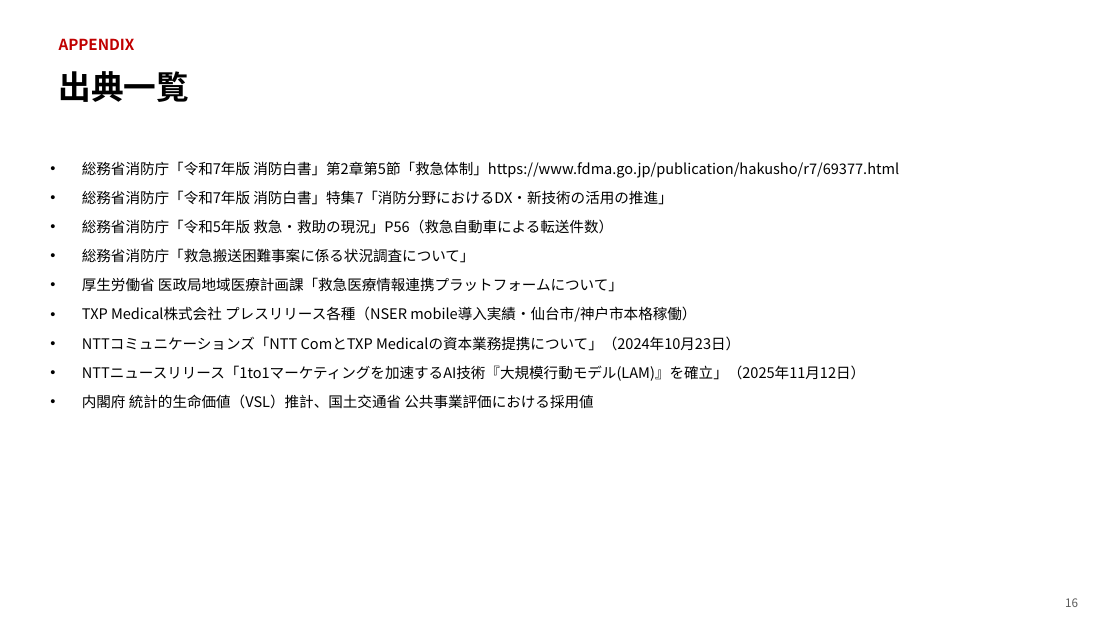
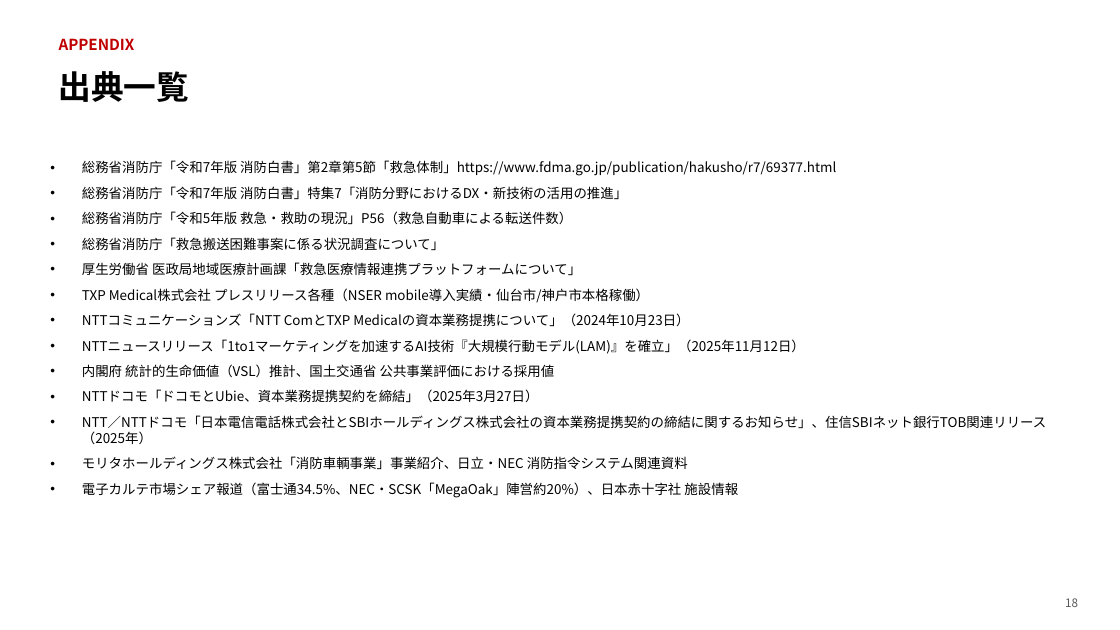
Before and after one commit to nasukazunori/NasuVault2, a slide deck: slide 18 of 大貴/添付ファイル/救急搬送たらい回し問題_ビジネス評価資料.pptx (slide 16 before the commit). Drawn at 1120x630 pixels with LibreOffice and Linux fonts; fonts in the diff are those of the drawing. Boxes give left, top, right and bottom in pixels: in the first picture for what was removed or moved away, otherwise in the second. Text is boxed around its words. In the diff, an @@ line names an element or a change of style, - is before the commit and + after.

```diff
--- a/大貴/添付ファイル/救急搬送たらい回し問題_ビジネス評価資料.pptx
+++ b/大貴/添付ファイル/救急搬送たらい回し問題_ビジネス評価資料.pptx
@@ text at box(82, 160, 836, 377): size 12.5 to 11.5 pt in "総務省消防庁「令和7年版 消防白書」第2章第5節「救急体制」https://www.fdma.go.jp/publica ...", "総務省消防庁「令和7年版 消防白書」特集7「消防分野におけるDX・新技術の活用の推進」", "総務省消防庁「令和5年版 救急・救助の現況」P56（救急自動車による転送件数）", "総務省消防庁「救急搬送困難事案に係る状況調査について」" and 5 more places; less space between paragraphs @@
@@ text at box(82, 389, 1046, 498): paragraphs added @@
+• NTTドコモ「ドコモとUbie、資本業務提携契約を締結」（2025年3月27日）
+• NTT／NTTドコモ「日本電信電話株式会社とSBIホールディングス株式会社の資本業務提携契約の締結に関するお知らせ」、住信SBIネット銀行TOB関連リリース（2025年）
+• モリタホールディングス株式会社「消防車輌事業」事業紹介、日立・NEC 消防指令システム関連資料
+• 電子カルテ市場シェア報道（富士通34.5%、NEC・SCSK「MegaOak」陣営約20%）、日本赤十字社 施設情報
@@ text at box(1065, 598, 1078, 607): text changed @@
-16
+18
```
Also in this commit, not shown: 4 other slides changed, 2 slides added, 1 other file.
